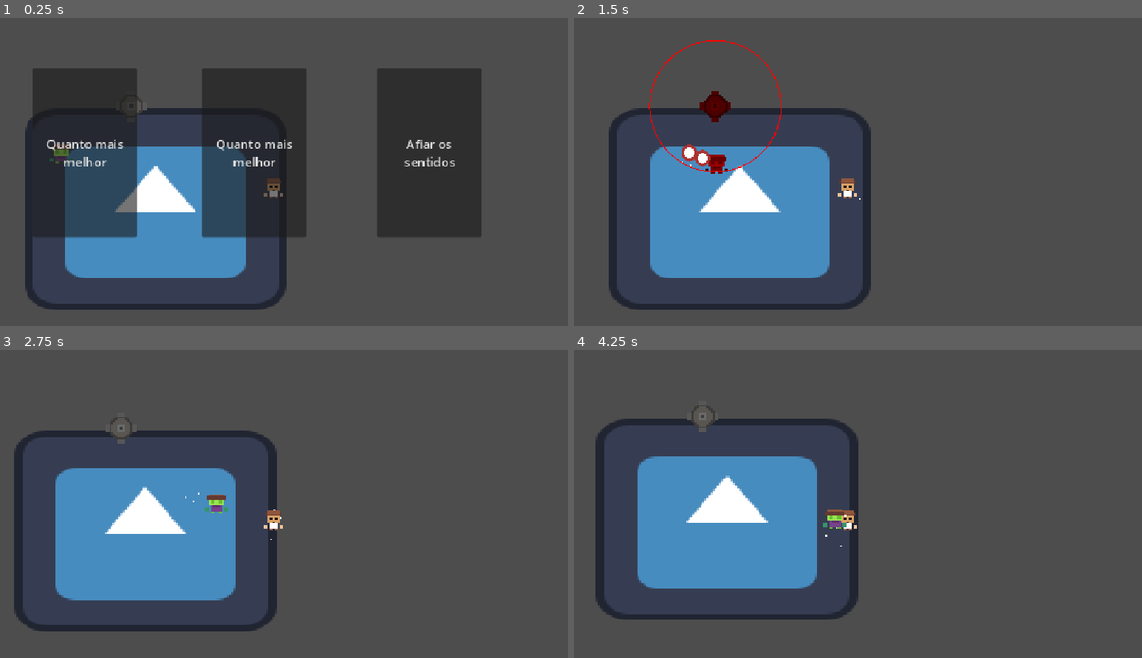
Above: before the commit, frames 1-4 (two rows, left to right).
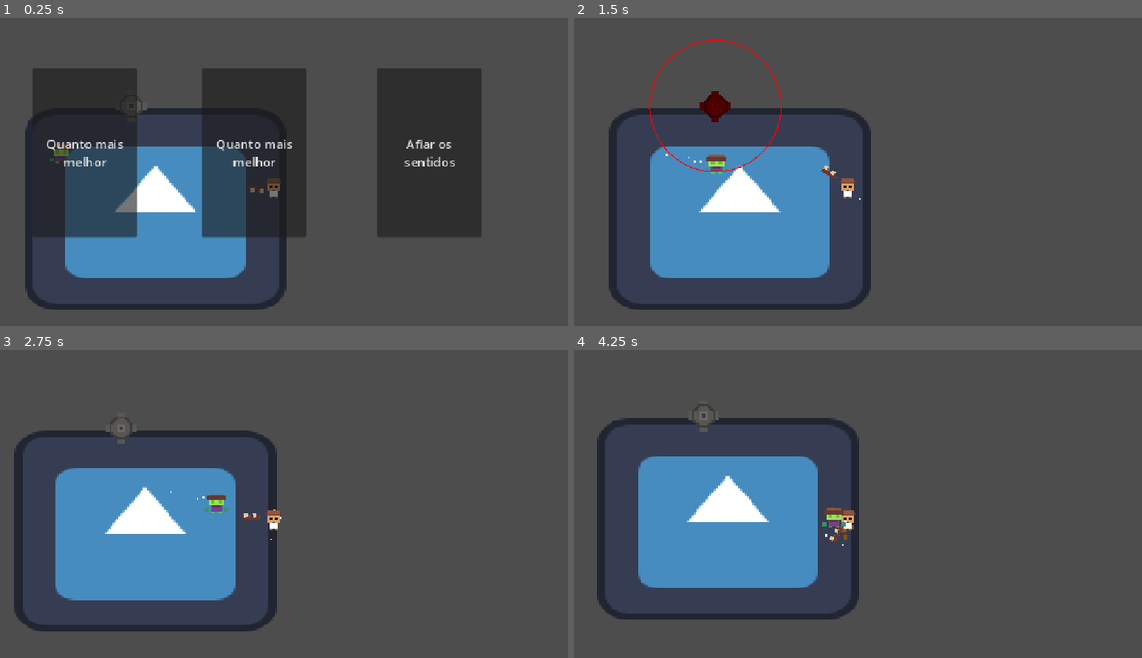
Above: after the commit, the same moments.

Repository: MaAraujooliveira/fusion-project
Game: Godot game, scene res://Tests.tscn
The game is run twice, just before and just after one commit, with the same random seed, the same clock (stepped at 60 frames per second) and the same inputs. The engine's default icon, where the game draws it, is replaced by a stand-in: a white triangle on a blue panel in a dark square.
Inputs (mouse positions are in pixels of both pictures, inside the frame that each line leads up to):
- Up to frame 1 (0.25 s): no input
- Up to frame 2 (1.5 s): click "Quanto mais melhor" at 0.5 s; move the mouse to (704, 107) at 1.27 s; tap A (A) at 1.35 s
- Up to frame 3 (2.75 s): tap D (D) at 1.55, 2.1 s; move the mouse to (153, 531) at 2.02 s; tap S (S) at 2.3 s
- Up to frame 4 (4.25 s): move the mouse to (903, 442) at 2.77 s; press the mouse at (903, 442) at 2.78 s; tap S (S) at 2.85 s; move the mouse to (818, 584) at 3.52 s; release the mouse at (818, 584) at 3.53 s; click (818, 584) at 3.6 s; tap A (A) at 3.8 s

The runs differ from the first frame. In frame 1, less than 0.1% of the frame differs, in the area x 44-50%, y 55-59%; in frame 2, 0.5%; in frame 3, less than 0.1%; in frame 4, 1.3%, in the area x 3-51%, y 17-87%.

Commit message:
melhorartiro

Diff:
--- a/fusionproject/Torretas/Canhao/Canhao.tscn
+++ b/fusionproject/Torretas/Canhao/Canhao.tscn
@@ -25,13 +25,14 @@
 
 [node name="TurretStats" parent="." unique_id=1815134278 instance=ExtResource("2_owwf6")]
 speed = 1250.0
-damage = 2.0
+damage = 3.5
 range = 256.0
 
 [node name="TurretAttack" parent="." unique_id=1113034071 node_paths=PackedStringArray("turret", "stats") instance=ExtResource("3_owwf6")]
 bala_scene = ExtResource("5_gcbsp")
 turret = NodePath(".")
 stats = NodePath("../TurretStats")
+cooldown = 5.0
 
 [node name="Sprite2D" type="Sprite2D" parent="." unique_id=2089206671]
 scale = Vector2(7.5, 7.5)
--- a/fusionproject/player/Player.tscn
+++ b/fusionproject/player/Player.tscn
@@ -3,15 +3,19 @@
 [ext_resource type="Script" uid="uid://c00kwxowslcul" path="res://player/player.gd" id="1_3c3w1"]
 [ext_resource type="Texture2D" uid="uid://b28xixmncxlot" path="res://player/player.png" id="2_wnvi2"]
 [ext_resource type="PackedScene" uid="uid://bxifcn5xqxs6" path="res://player/Weakpons/Weakpns.tscn" id="3_83hs8"]
+[ext_resource type="Script" uid="uid://cd8afx8mi5h3a" path="res://player/camera_shake.gd" id="3_mhpjh"]
 [ext_resource type="PackedScene" uid="uid://csfsq12lgiuix" path="res://player/Stats/PlayerStats.tscn" id="3_wnvi2"]
 [ext_resource type="PackedScene" uid="uid://d37xjxu4qg5nd" path="res://Bala/bala.tscn" id="4_x8kxw"]
 [ext_resource type="PackedScene" uid="uid://b2pc46ugo2dwf" path="res://Powerups/control.tscn" id="6_aqcbf"]
+[ext_resource type="Texture2D" uid="uid://cntqcme433ufj" path="res://player/arma.png" id="7_06mnu"]
+[ext_resource type="Script" uid="uid://c8w4cxgm8pmvf" path="res://player/sprite_2d_2.gd" id="8_mhpjh"]
 
 [sub_resource type="CircleShape2D" id="CircleShape2D_83hs8"]
 radius = 24.020824
 
-[node name="Player" type="CharacterBody2D" unique_id=1938843242 node_paths=PackedStringArray("buff", "weakpons", "stats") groups=["Player"]]
+[node name="Player" type="CharacterBody2D" unique_id=1938843242 node_paths=PackedStringArray("camera", "buff", "weakpons", "stats") groups=["Player"]]
 script = ExtResource("1_3c3w1")
+camera = NodePath("Camera2D")
 buff = NodePath("Control")
 weakpons = NodePath("Weakpns")
 stats = NodePath("PlayerStats")
@@ -26,6 +30,7 @@
 
 [node name="Camera2D" type="Camera2D" parent="." unique_id=301180834]
 zoom = Vector2(0.5, 0.5)
+script = ExtResource("3_mhpjh")
 
 [node name="CPUParticles2D" type="CPUParticles2D" parent="." unique_id=740002375]
 show_behind_parent = true
@@ -38,6 +43,19 @@
 initial_velocity_max = 222.22
 scale_amount_max = 10.26
 
+[node name="CPUParticles2D2" type="CPUParticles2D" parent="." unique_id=1562718496]
+show_behind_parent = true
+position = Vector2(4, 31)
+emitting = false
+amount = 45
+lifetime = 0.72
+direction = Vector2(1, 1)
+spread = 59.0
+gravity = Vector2(0, 0)
+initial_velocity_max = 222.22
+scale_amount_max = 21.62
+color = Color(0.55810267, 0.30513573, 9.62615e-08, 1)
+
 [node name="Weakpns" parent="." unique_id=103949153 node_paths=PackedStringArray("player", "stats") instance=ExtResource("3_83hs8")]
 recuo = 1
 bala_scene = ExtResource("4_x8kxw")
@@ -45,6 +63,7 @@
 stats = NodePath("../PlayerStats")
 
 [node name="PlayerStats" parent="." unique_id=520496112 instance=ExtResource("3_wnvi2")]
+bullet_speed = 1250
 
 [node name="Control" parent="." unique_id=369149832 node_paths=PackedStringArray("player", "player_stats") instance=ExtResource("6_aqcbf")]
 visible = false
@@ -54,3 +73,11 @@
 offset_bottom = 74.0
 player = NodePath("..")
 player_stats = NodePath("../PlayerStats")
+
+[node name="Sprite2D2" type="Sprite2D" parent="." unique_id=1713708459 node_paths=PackedStringArray("player")]
+position = Vector2(-70, 10.000001)
+scale = Vector2(5, 5)
+texture = ExtResource("7_06mnu")
+script = ExtResource("8_mhpjh")
+player = NodePath("..")
+radius = 75.0
--- a/fusionproject/player/Weakpons/weakpons.gd
+++ b/fusionproject/player/Weakpons/weakpons.gd
@@ -21,7 +21,7 @@
 	timer_arma = 0
 	player.recoil_velocity -= dir * recuo
 
-	var spread_total = 30.0 # graus
+	var spread_total = 15.0 # graus
 
 	for i in range(qtd):
 		if not bala_scene:
--- /dev/null
+++ b/fusionproject/player/camera_shake.gd
@@ -0,0 +1,20 @@
+extends Camera2D
+class_name CameraShake
+
+var shake_time := 0.0
+var shake_strength := 0.0
+
+func _process(delta):
+	if shake_time > 0:
+		shake_time -= delta
+
+		offset = Vector2(
+			randf_range(-1, 1),
+			randf_range(-1, 1)
+		) * shake_strength
+	else:
+		offset = Vector2.ZERO
+
+func shake(time: float, strength: float):
+	shake_time = time
+	shake_strength = strength
--- a/fusionproject/player/player.gd
+++ b/fusionproject/player/player.gd
@@ -1,5 +1,6 @@
 extends CharacterBody2D
 
+@export var camera : CameraShake
 @export var buff : Buff
 @export var weakpons : Weakpons
 @export var stats : PlayerStats
@@ -30,10 +31,17 @@
 	else:
 		$CPUParticles2D.emitting = false
 
+	$CPUParticles2D2.global_position = $Sprite2D2.global_position
+
 	move_and_slide()
 
 func _process(delta: float) -> void:
 	weakpons.timer_arma += delta
 	if Input.is_action_pressed("shoot") and weakpons.timer_arma >= weakpons.cooldown:
-		var final_dir = (get_global_mouse_position() - global_position )
+		var final_dir = (get_global_mouse_position() - $Sprite2D2.global_position)
+		$CPUParticles2D2.direction = -final_dir
+		$CPUParticles2D2.emitting = true
+		camera.shake(0.25,4)
 		weakpons.atirar(final_dir,stats.bullets_qtd)
+		await get_tree().create_timer(0.25).timeout
+		$CPUParticles2D2.emitting = false
--- /dev/null
+++ b/fusionproject/player/sprite_2d_2.gd
@@ -0,0 +1,19 @@
+extends Sprite2D
+
+@export var player : CharacterBody2D
+@export var radius := 100.0
+@export var speed := 2.0
+
+var angle := 0.0
+
+func _process(delta):
+	if not player:
+		return
+
+	var dir = get_global_mouse_position() - player.global_position
+	var angle = dir.angle()
+
+	var offset = Vector2(cos(angle), sin(angle)) * radius
+	global_position = player.global_position + offset
+
+	look_at(get_global_mouse_position())
Binary file added: fusionproject/player/arma.png
Not shown, added: fusionproject/player/arma.png.import
Not shown, added: fusionproject/player/camera_shake.gd.uid
Binary file changed: fusionproject/player/player.png
Not shown, added: fusionproject/player/sprite_2d_2.gd.uid
